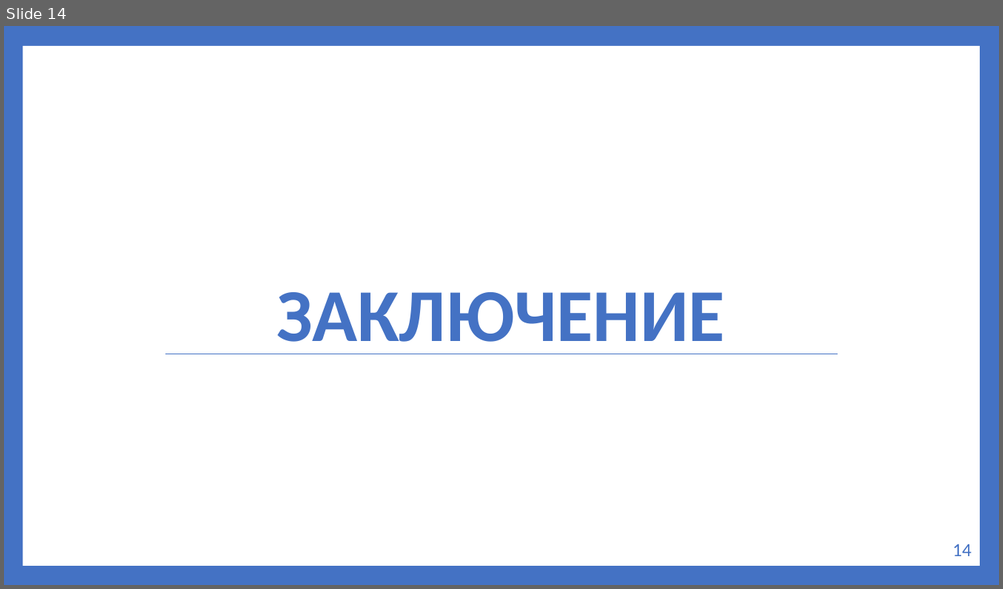
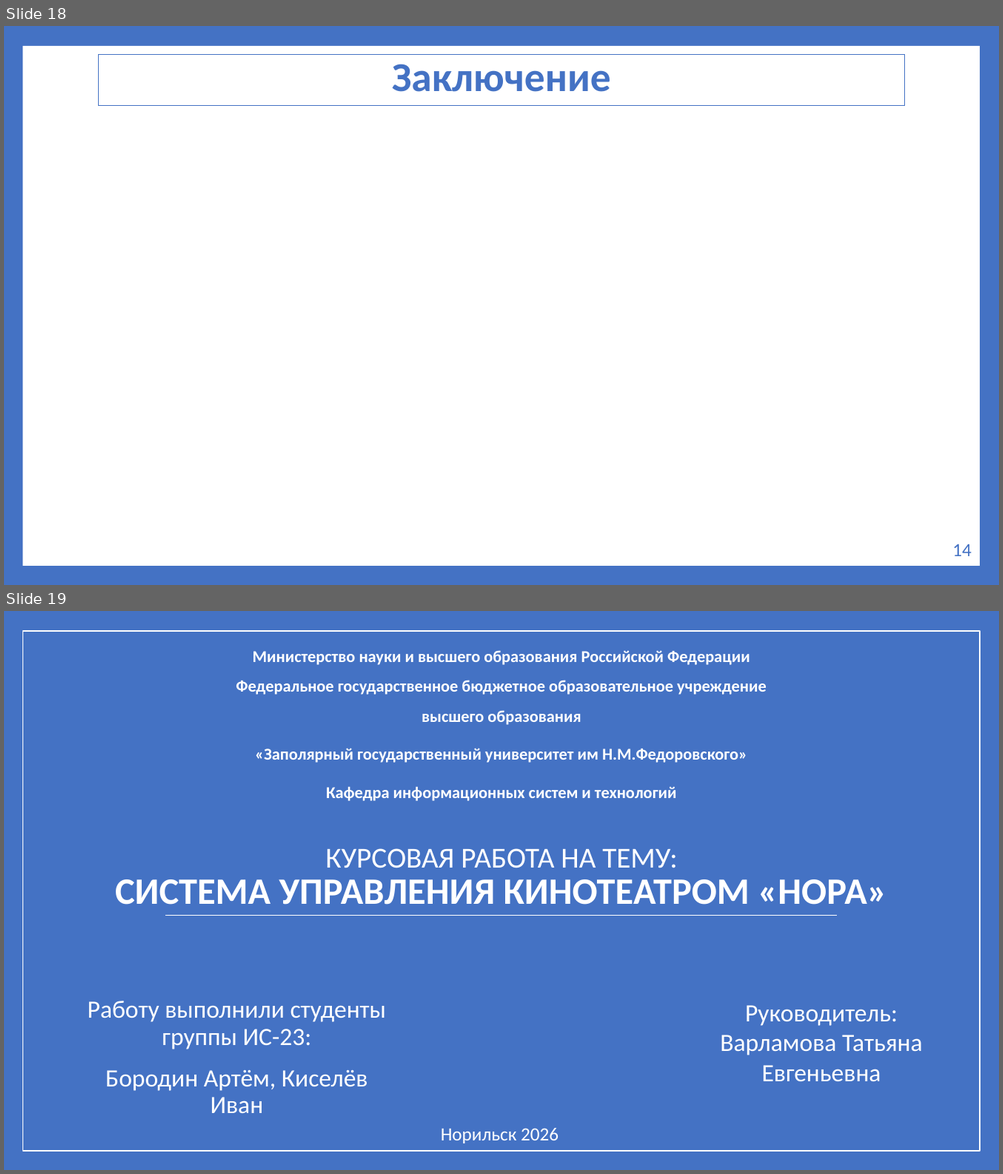
Before and after one commit to artem5438/my-first-repo2, a slide deck: docs/Пояснительные_материалы/Презентация_к_защите.pptx. Shown one above the other, each under a label of ours: slide 14 before the commit, slides 18 and 19 after it. The pictures are 1003x589 and 1003x1174 pixels, drawn with LibreOffice and Linux fonts; fonts in the diff are those of the drawing. Boxes give left, top, right and bottom in pixels: in the first picture for what was removed or moved away, otherwise in the second. Text is boxed around its words. In the diff, an @@ line names an element or a change of style, - is before the commit and + after.

```diff
--- a/docs/Пояснительные_материалы/Презентация_к_защите.pptx
+++ b/docs/Пояснительные_материалы/Презентация_к_защите.pptx
@@ slide 19 added at [4, 611, 999, 1170], background #4472C4 @@
@@ rectangle added at [22, 631, 979, 1151], fill #4472C4, outline #FFFFFF 1 pt @@
@@ text added at [236, 650, 766, 801], 16 pt, text #FFFFFF, bold @@
+Министерство науки и высшего образования Российской Федерации
+Федеральное государственное бюджетное образовательное учреждение
+высшего образования
+«Заполярный государственный университет им Н.М.Федоровского»
+Кафедра информационных систем и технологий
@@ title added at [115, 849, 887, 905], 36 pt, text #FFFFFF, bold @@
+КУРСОВАЯ РАБОТА НА ТЕМУ:
+СИСТЕМА УПРАВЛЕНИЯ КИНОТЕАТРОМ «НОРА»
@@ line added from (165, 915) to (836, 915), #FFFFFF 0.79 pt @@
@@ subtitle added at [88, 1001, 387, 1113], 24 pt, text #FFFFFF @@
+Работу выполнили студенты группы ИС-23:
+Бородин Артём, Киселёв Иван
@@ text added at [720, 1005, 922, 1082], 24 pt, text #FFFFFF @@
+Руководитель:
+Варламова Татьяна Евгеньевна
@@ text added at [441, 1128, 558, 1144], 18 pt, text #FFFFFF @@
+Норильск 2026
@@ what was slide 14 is now slide 18 @@
@@ slide 18 changed as well @@
@@ rectangle "Заключение": place and size @@
-rectangle "Заключение" at [276, 292, 724, 355]
+rectangle "Заключение" at [99, 54, 905, 106]
@@ rectangle "Заключение" at [99, 54, 905, 106]: vertical alignment bottom to middle; outline none to #4472C4 0.75 pt @@
@@ text in rectangle at [392, 64, 611, 92]: text changed; size 72 to 39.6 pt @@
-ЗАКЛЮЧЕНИЕ
+Заключение
@@ line removed from (166, 355) to (837, 355) @@
```
Also in this commit, not shown: 11 other slides changed, 5 other slides added, 2 slides removed, 10 other files.
